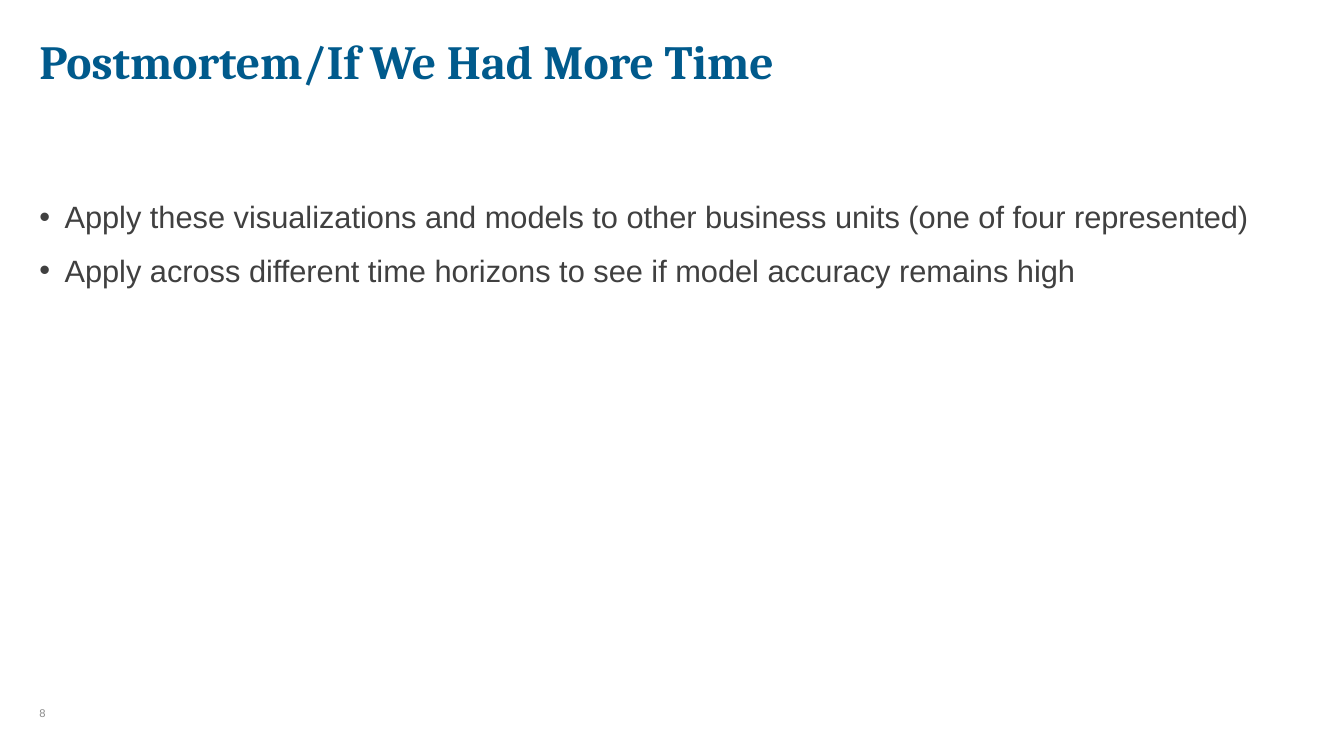
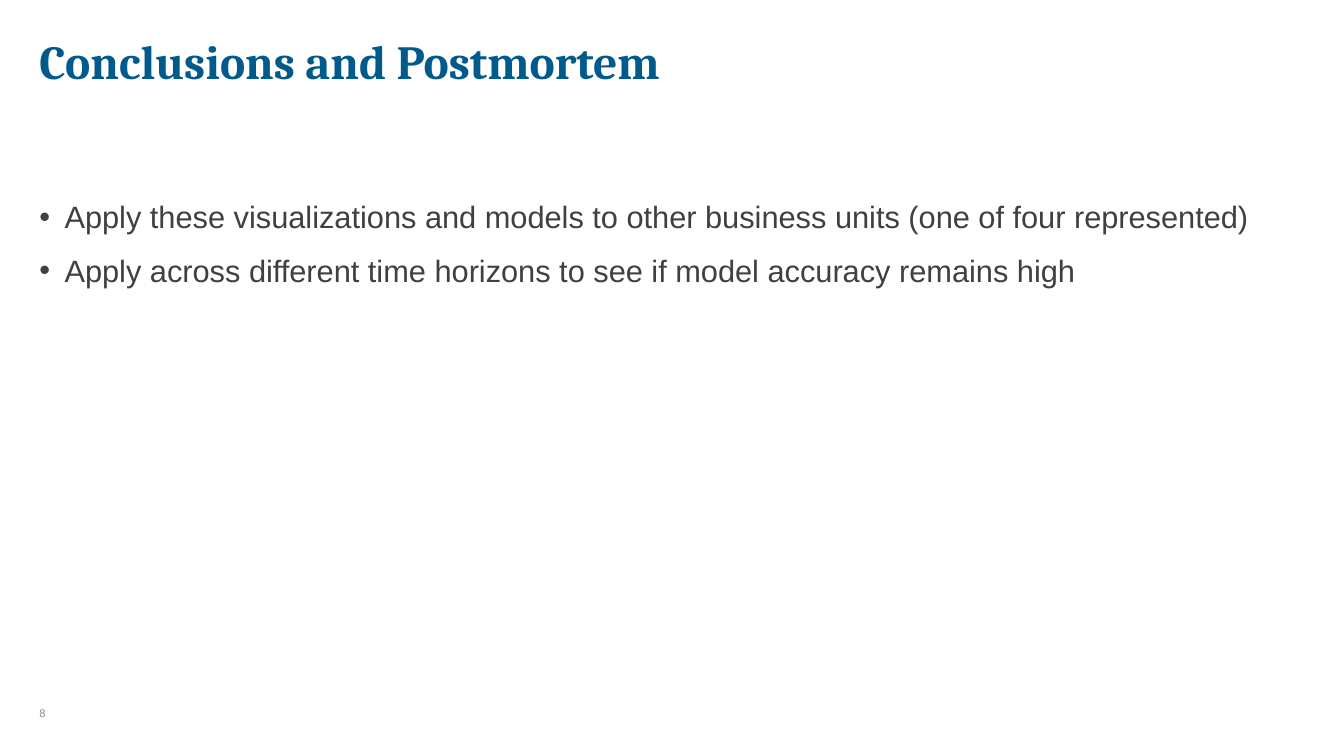
Before and after one commit to alexgwise/project_3, a slide deck: slide 8 of Project_3.pptx. Drawn at 1344x756 pixels with LibreOffice and Linux fonts; fonts in the diff are those of the drawing. Boxes give left, top, right and bottom in pixels: in the first picture for what was removed or moved away, otherwise in the second. Text is boxed around its words. In the diff, an @@ line names an element or a change of style, - is before the commit and + after.

```diff
--- a/Project_3.pptx
+++ b/Project_3.pptx
@@ title at (39, 46, 660, 80): text changed @@
-Postmortem/If We Had More Time
+Conclusions and Postmortem
```
Also in this commit, not shown: 1 other slide changed, 5 other files.
